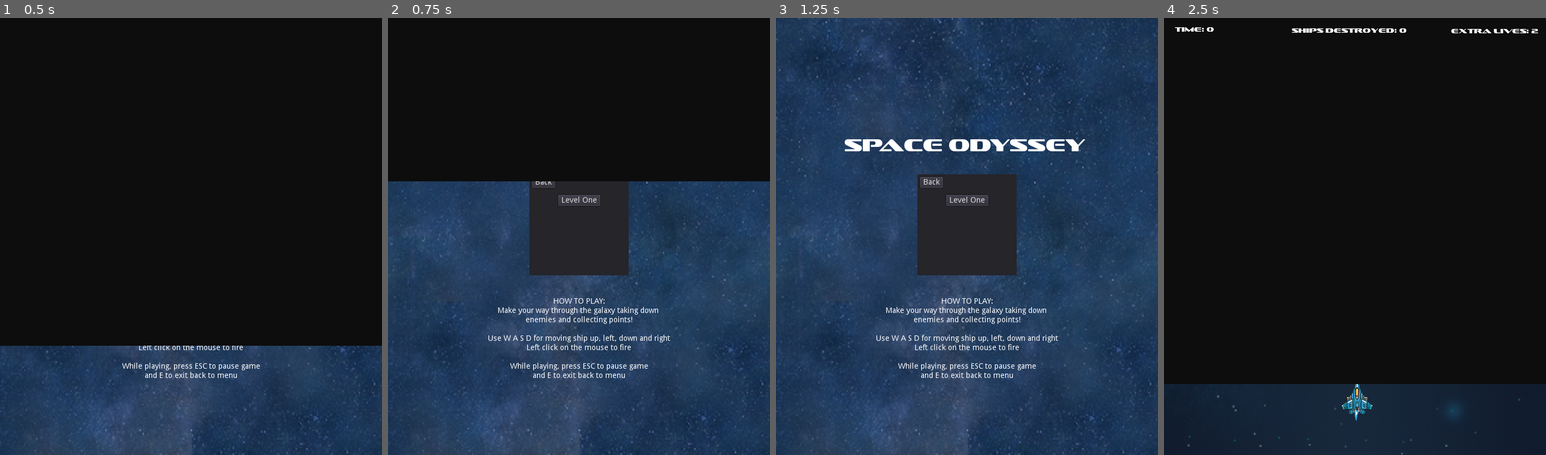
Above: before the commit, frames 1-4 (left to right).
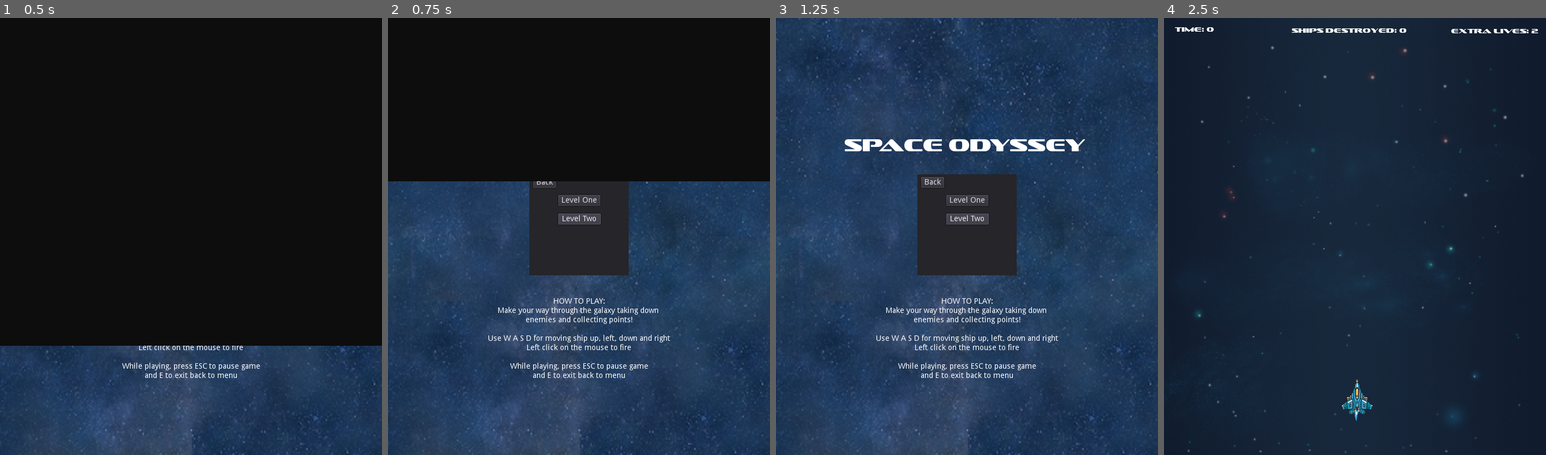
Above: after the commit, the same moments.

Repository: jdibble21/FP-Space-Odyssey
Game: Godot game, scene res://src/Menu.tscn
The game is run twice, just before and just after one commit, with the same random seed, the same clock (stepped at 60 frames per second) and the same inputs. Sound files missing from this copy of the repository are replaced by a short silence.
Inputs (mouse positions are in pixels of both pictures, inside the frame that each line leads up to):
- Up to frame 1 (0.5 s): no input
- Up to frame 2 (0.75 s): click "PLAY!" at 0.5 s
- Up to frame 3 (1.25 s): no input
- Up to frame 4 (2.5 s): click "Level One" at 1.25 s; click (1355, 219) at 2 s, where only the run after the commit has a clickable "Level Two"

Frame 1 is identical in both runs. In frame 2, 0.3% of the frame differs, in the area x 37-56%, y 37-48%; in frame 3, 0.3%; in frame 4, 83%, in the area x 0-100%, y 0-100%.

Commit message:
Create new advanced enemy

Diff:
--- a/project/src/AdvancedEnemies/AdvancedEnemyEasy.gd
+++ b/project/src/AdvancedEnemies/AdvancedEnemyEasy.gd
@@ -1,6 +1,8 @@
 # Controls hit detection and movement of advanced enemy. Fires two projectiles
 # at once on a shorter fire delay than standard enemies.
 extends KinematicBody2D
+
+signal destroyed
 
 const SPEED := 80
 
@@ -66,4 +68,5 @@
 			add_child(timer)
 			timer.start()
 			yield(timer, "timeout")
+			emit_signal("destroyed")
 			queue_free()
--- /dev/null
+++ b/project/src/AdvancedEnemies/AdvancedEnemyMedium.gd
@@ -0,0 +1,33 @@
+extends KinematicBody2D
+
+signal destroyed
+
+const SPEED := 70
+
+export (PackedScene) var Bullet
+var _fire_delay := randi()%4+1
+var _time_elapsed := 0.0
+var _current_scene_name
+var _lives := 2
+
+func _ready():
+	$Exhaust1.play("active")
+	$Exhaust2.play("active")
+	_current_scene_name = get_parent().get_parent().name
+	print(_current_scene_name)
+
+func _process(delta):
+	_time_elapsed += delta
+	if int(_time_elapsed) >= _fire_delay:
+		_fire()
+		_time_elapsed = 0.0
+	position += transform.y * SPEED * delta
+	if position.y >= 800:
+		queue_free()
+
+
+func _fire():
+	var b = Bullet.instance()
+	var root_attach = get_tree().get_root().get_node(_current_scene_name)
+	root_attach.add_child(b)
+	b.transform = $Muzzle.global_transform
--- /dev/null
+++ b/project/src/AdvancedEnemies/AdvancedEnemyMedium.tscn
@@ -0,0 +1,60 @@
+[gd_scene load_steps=10 format=2]
+
+[ext_resource path="res://assets/PixelSpaceRage/256px/Enemy01_Teal_Frame_1_png_processed.png" type="Texture" id=1]
+[ext_resource path="res://assets/PixelSpaceRage/256px/GunTurret_ExampleGun_png_processed.png" type="Texture" id=2]
+[ext_resource path="res://assets/PixelSpaceRage/256px/Exhaust_Frame_01_png_processed.png" type="Texture" id=3]
+[ext_resource path="res://assets/PixelSpaceRage/256px/Exhaust_Frame_02_png_processed.png" type="Texture" id=4]
+[ext_resource path="res://src/Projectiles/EnemyStandardBullet.tscn" type="PackedScene" id=5]
+[ext_resource path="res://src/AdvancedEnemies/AdvancedEnemyMedium.gd" type="Script" id=6]
+
+[sub_resource type="SpriteFrames" id=1]
+animations = [ {
+"frames": [ ExtResource( 1 ) ],
+"loop": true,
+"name": "active",
+"speed": 5.0
+} ]
+
+[sub_resource type="CircleShape2D" id=2]
+radius = 29.3408
+
+[sub_resource type="SpriteFrames" id=3]
+animations = [ {
+"frames": [ ExtResource( 3 ), ExtResource( 4 ) ],
+"loop": true,
+"name": "active",
+"speed": 5.0
+} ]
+
+[node name="AdvancedEnemyMedium" type="KinematicBody2D"]
+script = ExtResource( 6 )
+Bullet = ExtResource( 5 )
+
+[node name="Muzzle" type="Position2D" parent="."]
+position = Vector2( 0, 37 )
+
+[node name="Sprite" type="Sprite" parent="Muzzle"]
+position = Vector2( 0, -16 )
+scale = Vector2( 0.5, 0.631579 )
+texture = ExtResource( 2 )
+
+[node name="AnimatedSprite" type="AnimatedSprite" parent="."]
+frames = SubResource( 1 )
+animation = "active"
+
+[node name="HitBox" type="Area2D" parent="."]
+
+[node name="CollisionShape2D" type="CollisionShape2D" parent="HitBox"]
+shape = SubResource( 2 )
+
+[node name="Exhaust1" type="AnimatedSprite" parent="."]
+position = Vector2( -18, -17 )
+frames = SubResource( 3 )
+animation = "active"
+flip_v = true
+
+[node name="Exhaust2" type="AnimatedSprite" parent="."]
+position = Vector2( 17, -16 )
+frames = SubResource( 3 )
+animation = "active"
+flip_v = true
--- a/project/src/LevelTwo/LevelTwo.gd
+++ b/project/src/LevelTwo/LevelTwo.gd
@@ -19,6 +19,7 @@
 	$Player.connect("player_defeated",self,"_on_player_defeat")
 # warning-ignore:return_value_discarded
 	$Player.current_pos = $PlayerSpawn.position
+	$ShipSpawns.connect("ship_destroyed",self,"_add_score")
 	$PauseMenu/PausePanel.hide()
 	$MusicLoop.play()
 
--- a/project/src/LevelTwo/LevelTwo.tscn
+++ b/project/src/LevelTwo/LevelTwo.tscn
@@ -12,6 +12,7 @@
 [ext_resource path="res://src/StandardEnemies/StandardEnemyMedium.tscn" type="PackedScene" id=10]
 [ext_resource path="res://src/AdvancedEnemies/AdvancedEnemyEasy.tscn" type="PackedScene" id=11]
 [ext_resource path="res://src/StandardEnemies/StandardEnemyEasy.tscn" type="PackedScene" id=12]
+[ext_resource path="res://src/AdvancedEnemies/AdvancedEnemyMedium.tscn" type="PackedScene" id=13]
 
 [node name="LevelTwo" type="Node2D"]
 script = ExtResource( 2 )
@@ -42,12 +43,14 @@
 _basic_ship = ExtResource( 12 )
 _speed_ship = ExtResource( 10 )
 _advanced_ship = ExtResource( 11 )
+_special_basic_ship = ExtResource( 13 )
 
 [node name="FormationSpawnTimer" type="Timer" parent="ShipSpawns"]
 wait_time = 4.0
 autostart = true
 
 [node name="SpeedShipSpawnTimer" type="Timer" parent="ShipSpawns"]
+wait_time = 7.0
 
 [node name="HazardTimer" type="Timer" parent="."]
 wait_time = 5.0
--- a/project/src/LevelTwo/LevelTwoShipSpawns.gd
+++ b/project/src/LevelTwo/LevelTwoShipSpawns.gd
@@ -70,18 +70,20 @@
 	for i in range(0,3):
 		_spawn_ship(formation,i+1,_basic_ship)
 
+
 func _spawn_special_ship_formation():
-	var formation = _get_basic_formation(randi()%3+1)
+	var formation = _get_special_formation(randi()%3+1)
 	for i in range(0,4):
 		_spawn_ship(formation,i+1,_special_basic_ship)
+
 
 func _spawn_advanced_ship_formation():
 	for i in range(0,3):
 		_spawn_ship(_advanced_formation_one,i+1,_advanced_ship)
 
+
 func _spawn_speed_ship_formation():
 	for i in range(0,2):
-		print("spawning ship into formation! num:"+str(i+1))
 		_spawn_ship(_speed_formation,i+1,_speed_ship)
 
 
@@ -92,12 +94,23 @@
 	_new_ship.connect("destroyed",self,"_on_ship_destroyed")
 	_new_ship.position = Vector2(formation_pos["pos"+str(set_num)][0],formation_pos["pos"+str(set_num)][1])
 
+
 func _get_basic_formation(num):
 	if num == 1:
 		return _basic_formation_one
 	if num == 2:
 		return _basic_formation_two
+func _get_special_formation(num):
+	if num == 1:
+		return _basic_special_formation_one
+	if num == 2:
+		return _basic_special_formation_two
+	if num == 3:
+		return _basic_special_formation_three
 
 
 func _on_SpeedShipSpawnTimer_timeout():
 	_spawn_speed_ship_formation()
+
+func _on_ship_destroyed():
+	emit_signal("ship_destroyed")
--- a/project/src/Menu.gd
+++ b/project/src/Menu.gd
@@ -3,8 +3,10 @@
 extends CanvasLayer
 
 const SPEED := 200
+var _selected_level := ""
 
 onready var _level_one_scene = load("res://src/LevelOne/LevelOne.tscn")
+onready var _level_two_scene = load("res://src/LevelTwo/LevelTwo.tscn")
 onready var _music_bus = AudioServer.get_bus_index("Music")
 onready var _sfx_bus = AudioServer.get_bus_index("SFX")
 
@@ -25,8 +27,12 @@
 
 
 func _on_LevelOneButton_pressed():
+	_selected_level = "level_one"
 	$AnimationPlayer.play("transition")
 
+func _on_LevelTwoButton_pressed():
+	_selected_level = "level_two"
+	$AnimationPlayer.play("transition")
 
 func _on_PlayBackButton_pressed():
 	$LevelSelectPanel.hide()
@@ -37,9 +43,12 @@
 
 
 func _on_transition_animation_finished(anim_name):
-	if anim_name == "transition":
+	if anim_name == "transition" and _selected_level == "level_one":
 		queue_free()
 		get_tree().get_root().add_child(_level_one_scene.instance())
+	if anim_name == "transition" and _selected_level == "level_two":
+		queue_free()
+		get_tree().get_root().add_child(_level_two_scene.instance())
 
 
 func _on_MainMenu_tree_entered():
--- a/project/src/Menu.tscn
+++ b/project/src/Menu.tscn
@@ -171,11 +171,21 @@
 "_edit_use_anchors_": false
 }
 
+[node name="LevelTwoButton" type="Button" parent="LevelSelectPanel"]
+margin_left = 53.0
+margin_top = 72.0
+margin_right = 131.0
+margin_bottom = 92.0
+text = "Level Two"
+__meta__ = {
+"_edit_use_anchors_": false
+}
+
 [node name="PlayBackButton" type="Button" parent="LevelSelectPanel"]
-margin_left = 5.0
-margin_top = 5.0
-margin_right = 47.0
-margin_bottom = 25.0
+margin_left = 6.73859
+margin_top = 4.8999
+margin_right = 48.7386
+margin_bottom = 24.8999
 text = "Back"
 __meta__ = {
 "_edit_use_anchors_": false
@@ -229,6 +239,7 @@
 [connection signal="pressed" from="PlayButton" to="." method="_on_PlayButton_pressed"]
 [connection signal="pressed" from="OptionsButton" to="." method="_on_OptionsButton_pressed"]
 [connection signal="pressed" from="LevelSelectPanel/LevelOneButton" to="." method="_on_LevelOneButton_pressed"]
+[connection signal="pressed" from="LevelSelectPanel/LevelTwoButton" to="." method="_on_LevelTwoButton_pressed"]
 [connection signal="pressed" from="LevelSelectPanel/PlayBackButton" to="." method="_on_PlayBackButton_pressed"]
 [connection signal="timeout" from="ThreeShipTimer" to="." method="_on_SpriteFlyByTimer_timeout"]
 [connection signal="animation_finished" from="AnimationPlayer" to="." method="_on_transition_animation_finished"]
--- a/project/src/StandardEnemies/StandardEnemyEasy.gd
+++ b/project/src/StandardEnemies/StandardEnemyEasy.gd
@@ -22,6 +22,7 @@
 	connect("destroyed",self,"_check_powerup_drop")
 	$AnimatedSprite.play("normal")
 	current_scene_name = get_parent().name
+	print(current_scene_name)
 
 
 func _process(delta):
Binary file added: project/assets/PixelSpaceRage/256px/Enemy01_Teal_Frame_1_png_processed.png
Not shown, added: project/assets/PixelSpaceRage/256px/Enemy01_Teal_Frame_1_png_processed.png.import
Not shown: 1 places in project/src/LevelTwo/LevelTwo.tscn that only renumber resources
